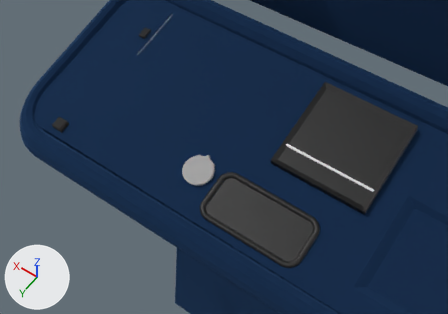
Renders of the Blender file Assets/3D/Console.blend from each side of a commit.
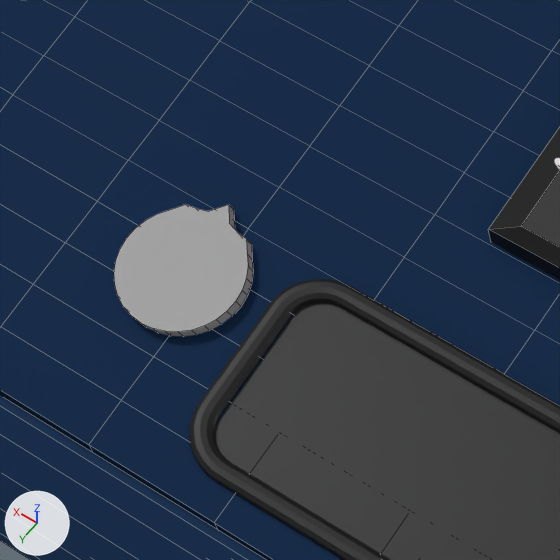
Each version is shown from a 50 mm camera at (-3.05, 7.28, 17.37) aimed at (1.24, 1.27, 7.93), then close up on the part from 35% to 64% of the width and 34% to 76% of the height. The lights are fixed; the arrows at lower left show +X, +Y and +Z. The close-ups show mesh edges as thin lines.

Objects in the first close-up: 'Console1-col', 'RoundKnob-col', 'Screen1-col', 'WirePuzzle-col'.
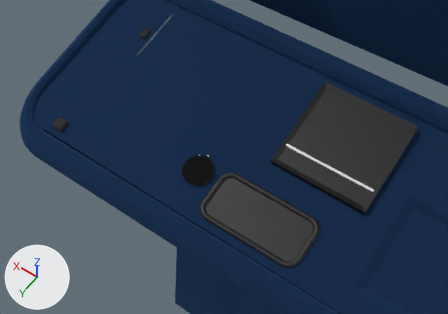
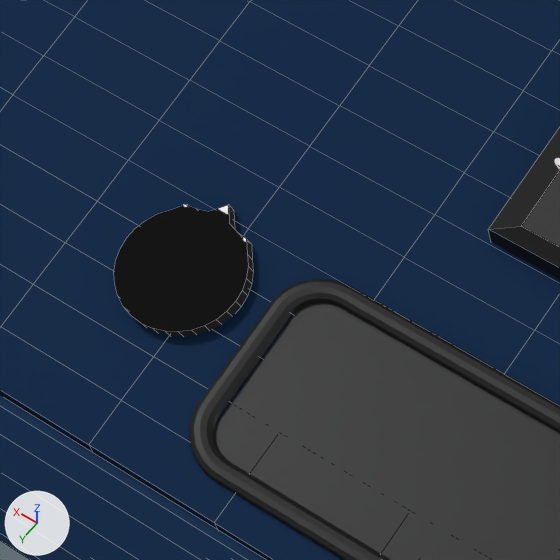
Patch to the scene script:
```diff
--- a/Assets/3D/Console.blend.py
+++ b/Assets/3D/Console.blend.py
@@ img_knobtex @@
+img_knobtex = load_image('KnobTex', '../Textures/KnobTex.png', 1024, 1024, 'sRGB')
@@ mat_material_005 @@
 mat_material_005 = principled_material('Material.005')
-mat_material_005.base_color = (0.5, 0.5, 0.5)  # grey #bcbcbc
+mat_material_005.texture = img_knobtex
 mat_material_005.metallic = 0.449
```

Pixel boxes [x1, y1, x2, y2] of what changed, in the close-ups (560 x 560 px):
'RoundKnob-col', surface changed (grey to black)
    both: [114, 204, 253, 336]
